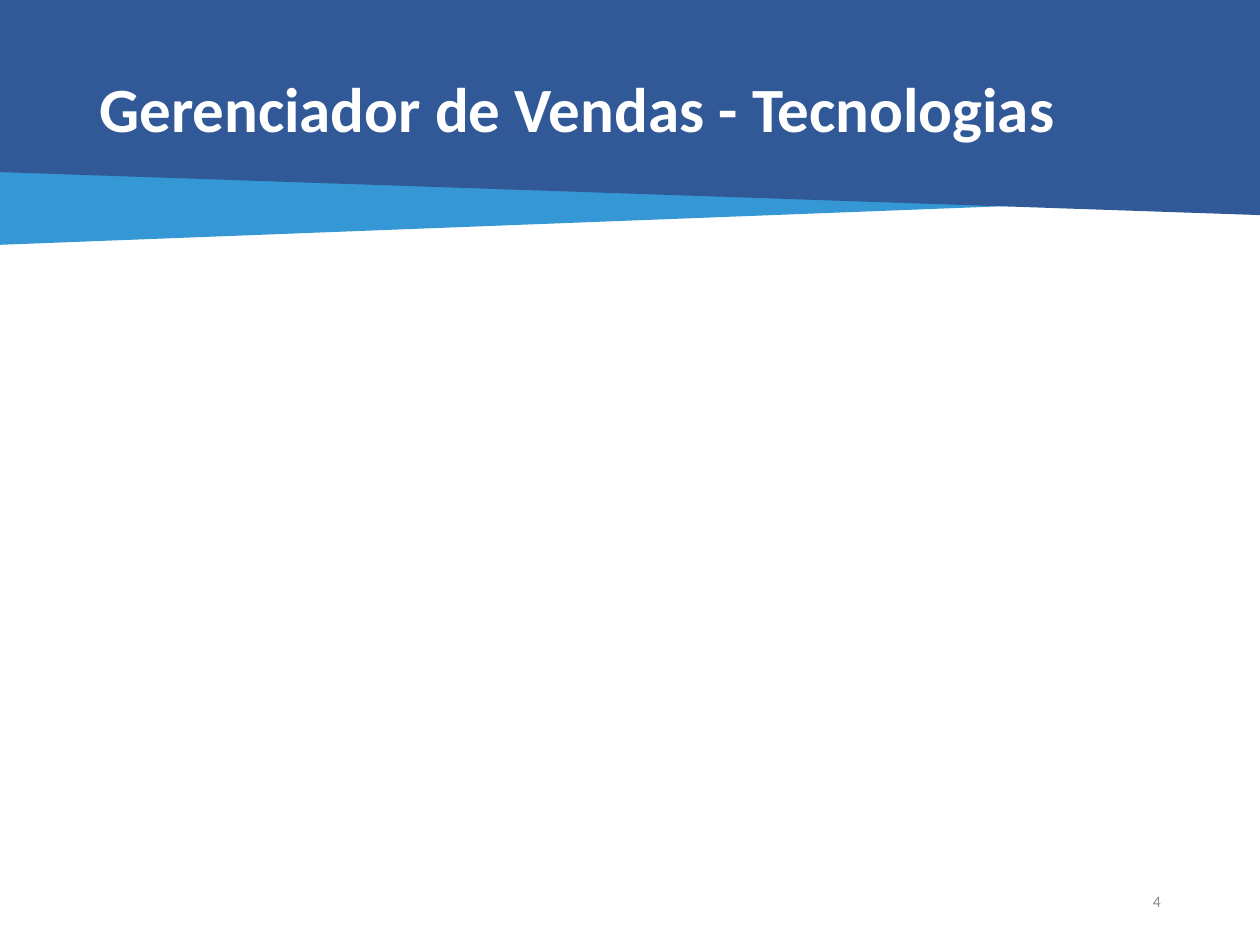
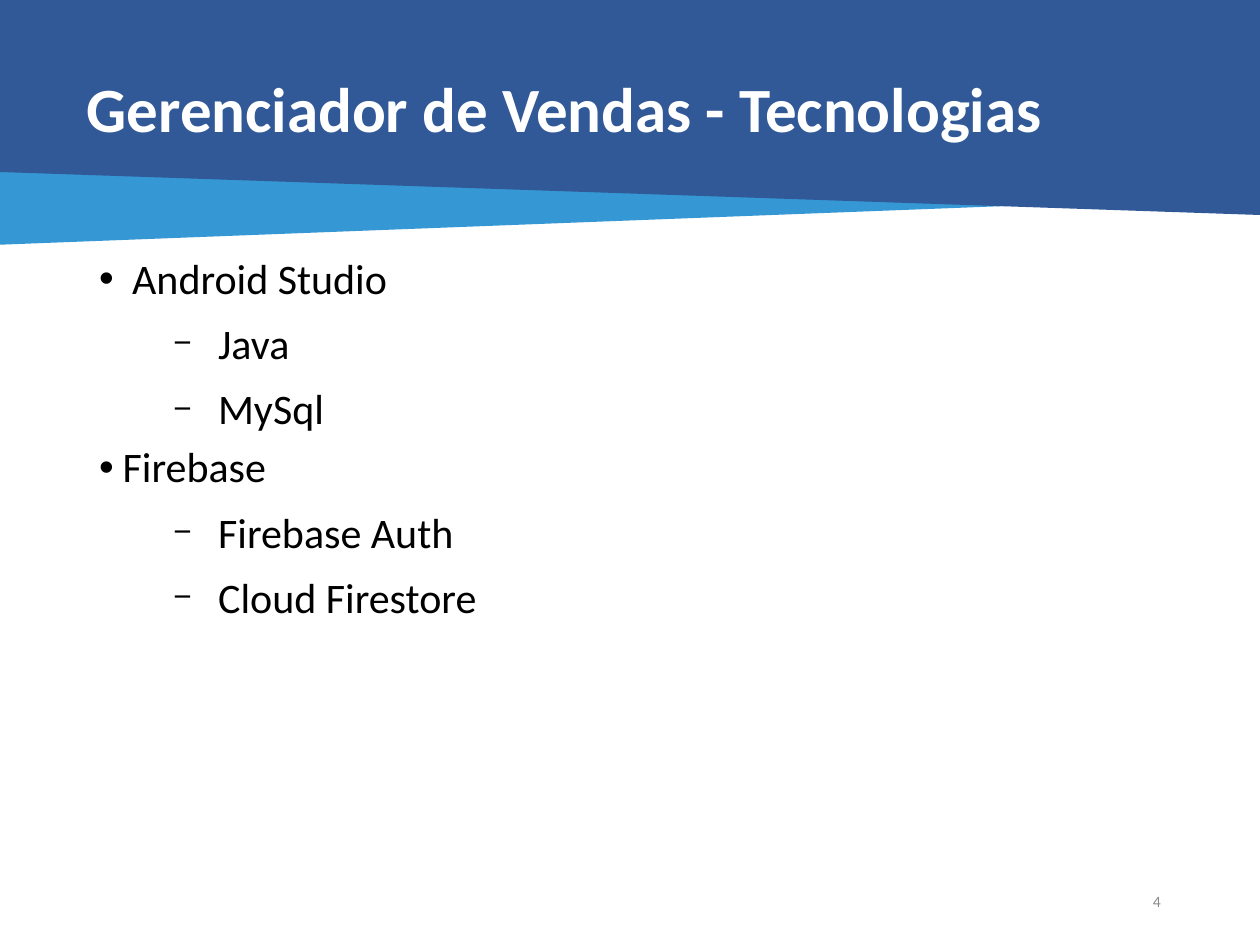
Before and after one commit to JohnAndante/tcc-project, a slide deck: slide 8 of Apresentação/TCC - Gerenciador de Vendas - Final.pptx (slide 9 before the commit). Drawn at 1260x945 pixels with LibreOffice and Linux fonts; fonts in the diff are those of the drawing. Boxes give left, top, right and bottom in pixels: in the first picture for what was removed or moved away, otherwise in the second. Text is boxed around its words. In the diff, an @@ line names an element or a change of style, - is before the commit and + after.

```diff
--- a/Apresentação/TCC - Gerenciador de Vendas - Final.pptx
+++ b/Apresentação/TCC - Gerenciador de Vendas - Final.pptx
@@ title "Gerenciador de Vendas - Tecnologias": place and size @@
-title "Gerenciador de Vendas - Tecnologias" at bbox=[99, 87, 1054, 143]
+title "Gerenciador de Vendas - Tecnologias" at bbox=[87, 87, 1041, 143]
@@ text added at bbox=[123, 264, 477, 614], 24 pt, text #000000 @@
+• Android Studio
+  − Java
+  − MySql
+• Firebase
+  − Firebase Auth
+  − Cloud Firestore
```
Also in this commit, not shown: 10 other slides changed, 1 slide added, 8 slides removed, 34 other files.
